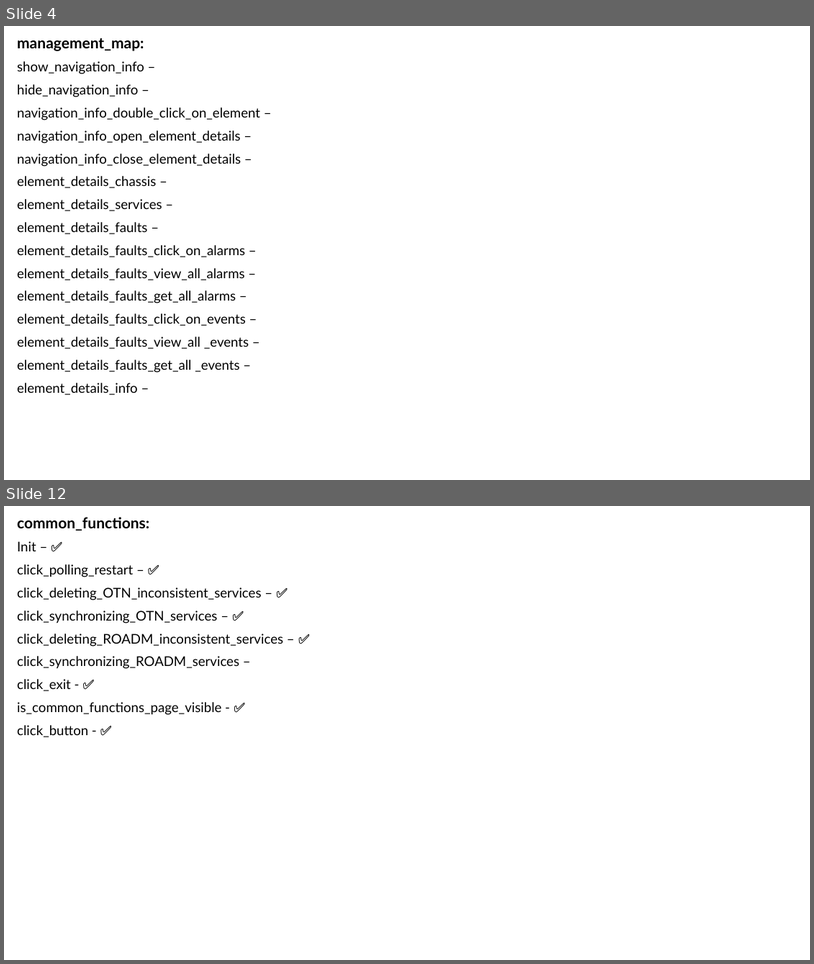
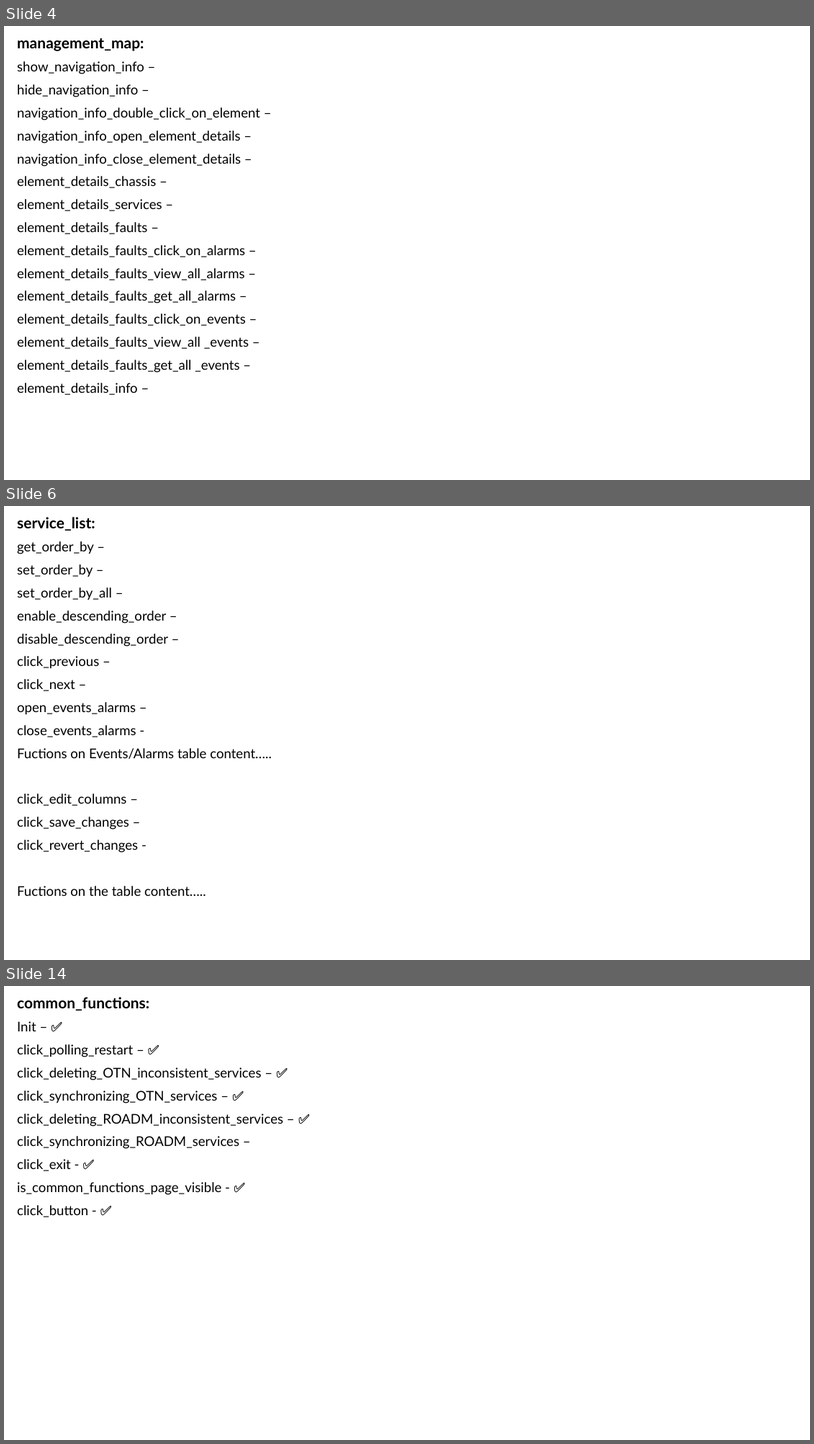
Before and after one commit to Yuval10Dahan/LightWatch_WEB, a slide deck: Docs/Progress_Check_Box.pptx. Shown one above the other, each under a label of ours: slides 4 and 12 before the commit, slides 4, 6 and 14 after it; the slides between them are not shown. The pictures are 814x964 and 814x1444 pixels, drawn with LibreOffice and Linux fonts; fonts in the diff are those of the drawing. Boxes give left, top, right and bottom in pixels: in the first picture for what was removed or moved away, otherwise in the second. Text is boxed around its words. In the diff, an @@ line names an element or a change of style, - is before the commit and + after.

```diff
--- a/Docs/Progress_Check_Box.pptx
+++ b/Docs/Progress_Check_Box.pptx
@@ slide 6 added at <box>4,506,810,960</box>, background #FFFFFF @@
@@ subtitle added at <box>17,517,272,896</box>, 16 pt, text #000000 @@
+service_list:
+get_order_by –
+set_order_by –
+set_order_by_all –
+enable_descending_order –
+disable_descending_order –
+click_previous –
+click_next –
+open_events_alarms –
+close_events_alarms -
+Fuctions on Events/Alarms table content…..
+click_edit_columns –
+click_save_changes –
+click_revert_changes -
+Fuctions on the table content…..
@@ what was slide 12 is now slide 14 @@
```
Also in this commit, not shown: 8 slides changed, 2 other slides added, 14 other files.
